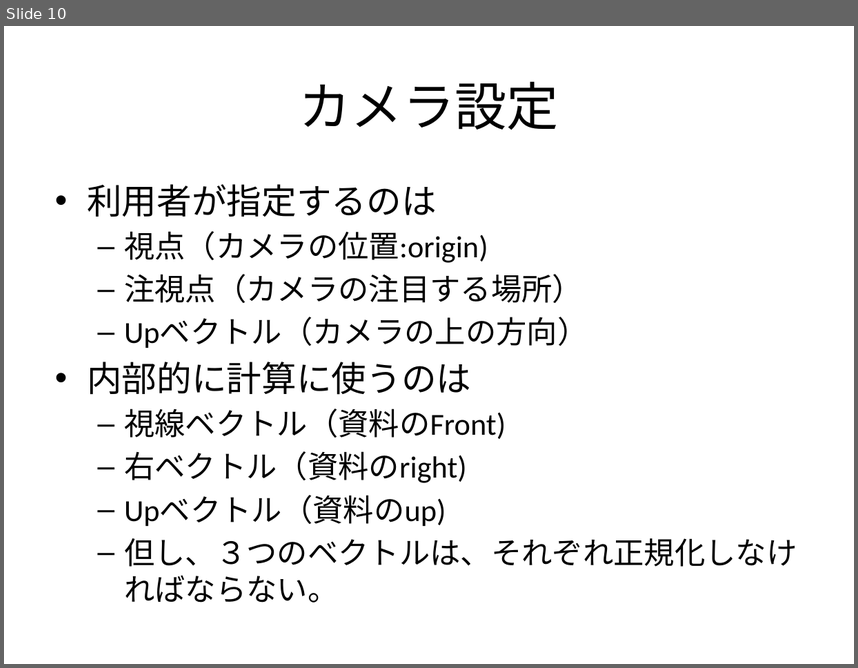
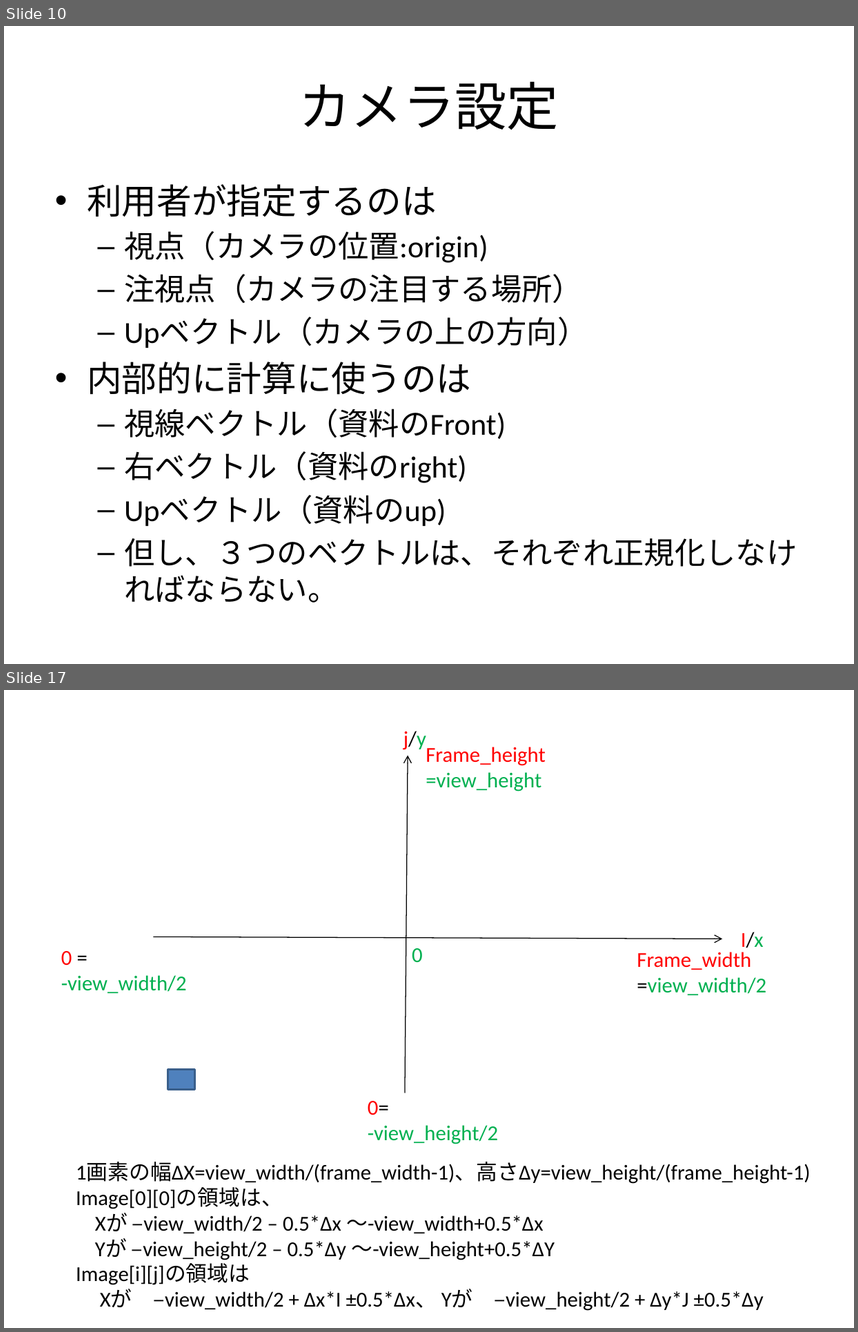
Before and after one commit to tymob/standard_render, a slide deck: Design20161208.pptx. Shown one above the other, each under a label of ours: slide 10 before the commit, slides 10 and 17 after it; the slides between them are not shown. The pictures are 858x668 and 858x1332 pixels, drawn with LibreOffice and Linux fonts; fonts in the diff are those of the drawing. Boxes give left, top, right and bottom in pixels: in the first picture for what was removed or moved away, otherwise in the second. Text is boxed around its words. In the diff, an @@ line names an element or a change of style, - is before the commit and + after.

```diff
--- a/Design20161208.pptx
+++ b/Design20161208.pptx
@@ slide 17 added at <box>4,690,854,1328</box>, background #FFFFFF @@
@@ text added at <box>404,731,426,750</box>, 18 pt, text #FF0000 @@
+j/y
@@ text added at <box>426,747,545,791</box>, 18 pt, text #FF0000 @@
+Frame_height
+=view_height
@@ arrow added from (406, 1093) to (408, 756), #000000 0.75 pt @@
@@ arrow added from (154, 936) to (722, 939), #000000 0.75 pt @@
@@ text added at <box>741,931,764,952</box>, 18 pt, text #FF0000 @@
+I/x
@@ text added at <box>61,951,187,993</box>, 18 pt, text #00B050 @@
+0 =
+-view_width/2
@@ text added at <box>412,948,423,963</box>, 18 pt, text #00B050 @@
+0
@@ text added at <box>637,952,766,995</box>, 18 pt, text #00B050 @@
+Frame_width
+=view_width/2
@@ rectangle added at <box>168,1069,194,1090</box>, fill #4F81BD, outline #3A5F8C 2 pt @@
@@ text added at <box>368,1101,498,1144</box>, 18 pt, text #00B050 @@
+0=
+-view_height/2
@@ text added at <box>76,1161,811,1310</box>, 18 pt, text #000000 @@
+1画素の幅ΔX=view_width/(frame_width-1)、高さΔy=view_height/(frame_height-1)
+Image[0][0]の領域は、
+Xが –view_width/2 – 0.5*Δx ～-view_width+0.5*Δx
+Yが –view_height/2 – 0.5*Δy ～-view_height+0.5*ΔY
+Image[i][j]の領域は
+Xが –view_width/2 + Δx*I ±0.5*Δx、 Yが –view_height/2 + Δy*J ±0.5*Δy
```
Also in this commit, not shown: 1 slide changed, 6 other slides added.
